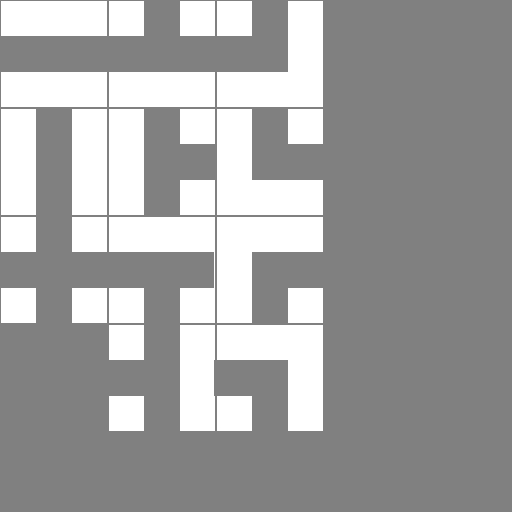
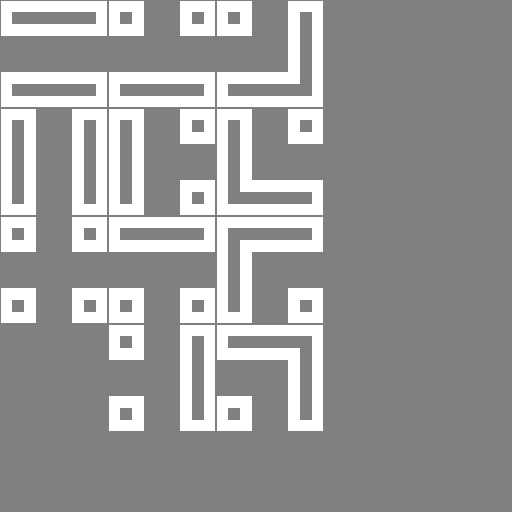
Layered file, before and after one edit (512 × 512). Changes by layer:
painted on "Background copy" over (x1=12, y1=12, x2=312, y2=420)
